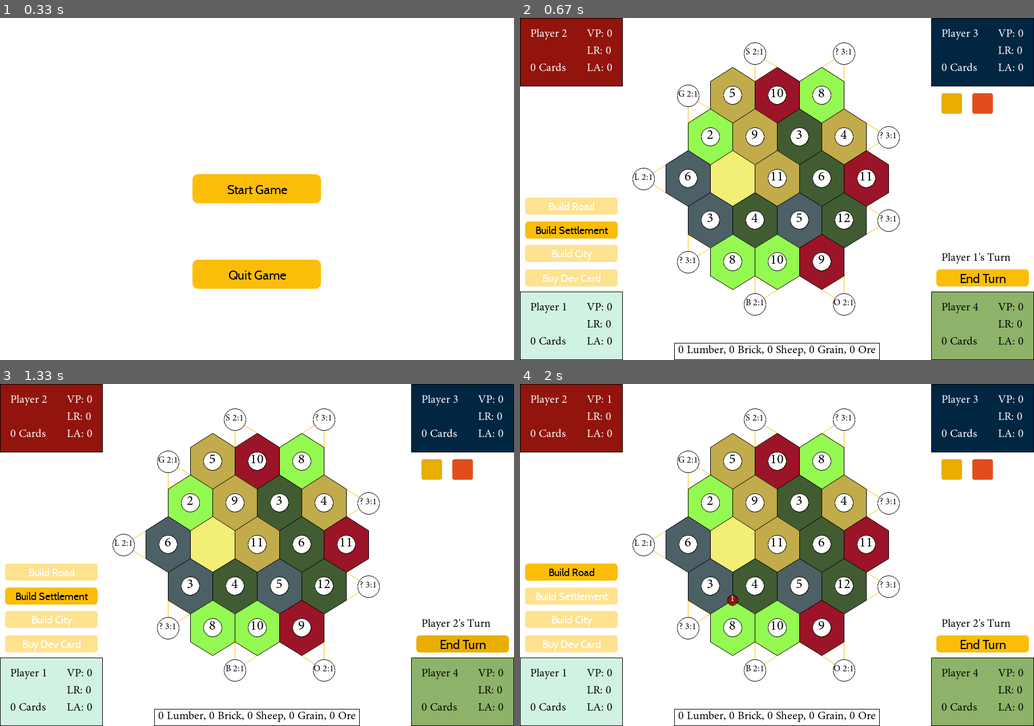
Above: before the commit, frames 1-4 (two rows, left to right).
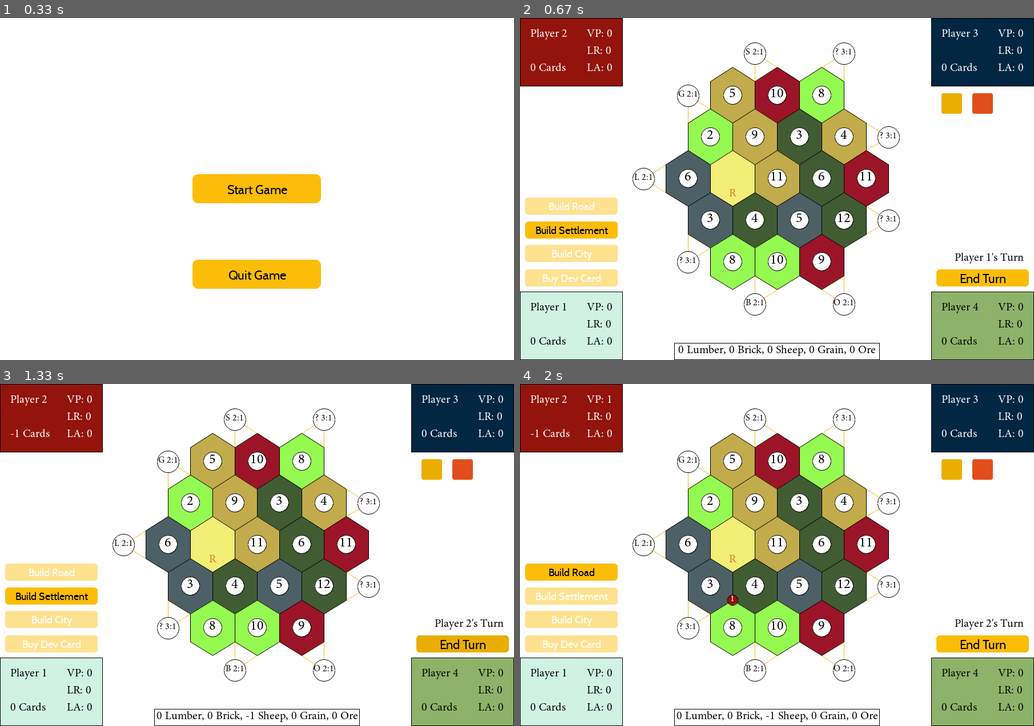
Above: after the commit, the same moments.

Repository: hdavidethan/catan-tp
Game: pygame game, started from app.py
Two runs of this game, one before a commit and one after it. Both use one fixed random seed, a clock stepped at 60 frames per second and the inputs below.
Inputs (mouse positions are in pixels of both pictures, inside the frame that each line leads up to):
- Up to frame 1 (0.33 s): no input
- Up to frame 2 (0.67 s): click (777, 189) at 0.38 s
- Up to frame 3 (1.33 s): press the mouse at (462, 643) at 0.7 s; move the mouse to (380, 637) at 0.8 s; release the mouse at (298, 626) at 0.93 s; press the mouse at (215, 674) at 1.03 s; move the mouse to (334, 657) at 1.13 s; release the mouse at (452, 643) at 1.27 s
- Up to frame 4 (2 s): click "Build Settlement" at 1.38 s; press the mouse at (730, 599) at 1.7 s; move the mouse to (705, 524) at 1.8 s; release the mouse at (679, 452) at 1.93 s

Frame 1 is identical in both runs. In frame 2, 0.2% of the frame differs, in the area x 40-98%, y 50-72%; in frame 3, 0.7%, in the area x 2-98%, y 13-99%; in frame 4, 0.7%.

Commit message:
Added Discard

Diff:
--- a/app.py
+++ b/app.py
@@ -29,6 +29,9 @@
     # Resets all game variables (Board, Player, etc.)
     def resetGame(self):
         self.inBuildMode = False
+        self.discardMode = False
+        self.toDiscard = []
+        self.auxPlayer = None
         self.board = Board()
         self.turn = 0
         self.dice1 = Dice(self, windowConfig.DICE_1, windowConfig.DICE_SIZE, 0)
@@ -79,6 +82,17 @@
         self.buildElements['settlement'] = buildSettleButton
         self.buildElements['city'] = buildCityButton
         self.buildElements['devCard'] = buildDevCardButton
+        self.discardElements = dict()
+        discardLumber = Button(windowConfig.DISCARD_LUMBER, windowConfig.DISCARD_SIZE, 'X', Colors.BUTTON_COLORS, ('discard', 'lumber'), 0.4, font=Text.DISCARD_FONT)
+        discardBrick = Button(windowConfig.DISCARD_BRICK, windowConfig.DISCARD_SIZE, 'X', Colors.BUTTON_COLORS, ('discard', 'brick'), 0.4, font=Text.DISCARD_FONT)
+        discardSheep = Button(windowConfig.DISCARD_SHEEP, windowConfig.DISCARD_SIZE, 'X', Colors.BUTTON_COLORS, ('discard', 'sheep'), 0.4, font=Text.DISCARD_FONT)
+        discardGrain = Button(windowConfig.DISCARD_GRAIN, windowConfig.DISCARD_SIZE, 'X', Colors.BUTTON_COLORS, ('discard', 'grain'), 0.4, font=Text.DISCARD_FONT)
+        discardOre = Button(windowConfig.DISCARD_ORE, windowConfig.DISCARD_SIZE, 'X', Colors.BUTTON_COLORS, ('discard', 'ore'), 0.4, font=Text.DISCARD_FONT)
+        self.discardElements['lumber'] = discardLumber
+        self.discardElements['brick'] = discardBrick
+        self.discardElements['sheep'] = discardSheep
+        self.discardElements['grain'] = discardGrain
+        self.discardElements['ore'] = discardOre
         self.initRoadsWrapper()
         self.setupMode = True
         players1 = [i for i in range(4, 8)]
@@ -86,6 +100,7 @@
         self.setupPlayOrder = players2 + players1[::-1]
         self.startSetupTurn()
 
+    # Starts the turn during the Set-up Phase
     def startSetupTurn(self):
         if (len(self.setupPlayOrder) > 0):
             self.turn = self.setupPlayOrder.pop()
@@ -98,6 +113,7 @@
             self.dice2.roll()
             self.startTurn()
 
+    # Wrapper to initialize road positions
     def initRoadsWrapper(self):
         for i in range(self.board.q):
             row = copy.copy(self.board.hexBoard[i])
@@ -117,6 +133,7 @@
                 hexPoints = CatanMath.getHexagonPoints((x0, y0, x1, y1))
                 self.initRoads(tile, (x0, y0, x1, y1))
 
+    # Initializes road positions
     def initRoads(self, tile, tileBounds):
         x0, y0, x1, y1 = tileBounds
         edgeIndex = 0
@@ -144,8 +161,15 @@
                 for player in self.board.players:
                     player.resources[random.choice(['grain', 'lumber', 'ore', 'sheep', 'brick'])] += 1
 
+    # Starts the turn
     def startTurn(self):
-        self.collectResources()
+        self.dice1.roll()
+        self.dice2.roll()
+        roll = self.dice1.value + self.dice2.value
+        if (roll == 7):
+            self.sevenHandler()
+        else:
+            self.collectResources()
         turn = self.currentPlayer
         player = self.board.players[turn]
         self.checkBuildConditions(player)
@@ -155,12 +179,11 @@
         if (not self.setupMode):
             self.turn += 1
             self.currentPlayer = self.turn % 4
-            self.dice1.roll()
-            self.dice2.roll()
             self.startTurn()
         else:
             self.startSetupTurn()
 
+    # Collects resources for all players given current roll
     def collectResources(self):
         for i in range(self.board.q):
             row = copy.copy(self.board.hexBoard[i])
@@ -171,28 +194,79 @@
             rowLen = len(row)
             for j in range(rowLen):
                 tile = self.board.hexBoard[i][j+firstIndex]
-                if (tile.number == (self.dice1.value + self.dice2.value)):
+                if (tile.number == (self.dice1.value + self.dice2.value) and not tile.hasRobber):
                     for node in tile.nodes:
                         if (node.owner != None):
                             node.collectFromNumber(node.owner, tile.number, self.board)
 
+    def sevenHandler(self):
+        self.toDiscard = []
+        for player in self.board.players:
+            if (player.countCards() > 7):
+                self.toDiscard.append(player.index)
+        self.auxPlayer = self.currentPlayer
+        self.startDiscard()
+
+    def startDiscard(self):
+        self.discardMode = True
+        self.currentPlayer = self.toDiscard.pop(0)
+        player = self.board.players[self.currentPlayer]
+        player.discardGoal = player.countCards() // 2
+        self.checkDiscardConditions(player)
+        self.checkEndTurnConditions(player)
+
+    def endDiscard(self):
+        if (len(self.toDiscard) == 0):
+            self.discardMode = False
+            self.currentPlayer = self.auxPlayer
+        else:
+            self.startDiscard()
+
+    def discardResource(self, player, resource):
+        print(2)
+        player.resources[resource] -= 1
+        self.checkDiscardConditions(player)
+        self.checkEndTurnConditions(player)
+
+    def checkDiscardConditions(self, player):
+        for resource in player.resources:
+            count = player.resources[resource]
+            if (count < 1):
+                self.discardElements[resource].isDisabled = True
+            else:
+                self.discardElements[resource].isDisabled = False
+
+    def checkEndTurnConditions(self, player):
+        if (self.discardMode and self.board.players[self.currentPlayer].countCards() > player.discardGoal):
+            tmpButton = Button(windowConfig.END_TURN, None, None, None, None)
+            for element in self.elements:
+                if (element == tmpButton):
+                    element.isDisabled = True
+        else:
+            tmpButton = Button(windowConfig.END_TURN, None, None, None, None)
+            for element in self.elements:
+                if (element == tmpButton):
+                    element.isDisabled = False
+
+    # Checks build conditions and enables/disables the corresponding buttons
     def checkBuildConditions(self, player):
-        roadCondition = ((not self.setupMode and player.resources['lumber'] >= 1 and player.resources['brick'] >= 1
-                            and (len(player.settlements) + len(player.cities)) > 0)
+        roadCondition = (((not self.setupMode and player.resources['lumber'] >= 1 and player.resources['brick'] >= 1
+                            and (len(player.settlements) + len(player.cities)) > 0) and not self.discardMode)
                             or (self.setupMode and (len(player.roads) < len(player.settlements))))
-        settlementCondition = ((player.resources['lumber'] >= 1 and player.resources['brick'] >= 1
+        settlementCondition = (((player.resources['lumber'] >= 1 and player.resources['brick'] >= 1
                             and player.resources['grain'] >= 1 and player.resources['sheep'] >= 1)
                             or (self.setupMode and ((self.turn // 4 == 1 and len(player.settlements) == 0) or
-                            (self.turn // 4 == 0 and len(player.settlements) == 1))))
-        cityCondition = (player.resources['ore'] >= 3 and player.resources['grain'] >= 2
-                            and len(player.settlements) > 0)
-        devCardCondition = (not self.setupMode and player.resources['sheep'] >= 1 and player.resources['ore'] >= 1
-                            and player.resources['grain'] >= 1)
+                            (self.turn // 4 == 0 and len(player.settlements) == 1)))) and not self.discardMode)
+        cityCondition = ((player.resources['ore'] >= 3 and player.resources['grain'] >= 2
+                            and len(player.settlements) > 0) and not self.discardMode)
+        devCardCondition = ((not self.setupMode and player.resources['sheep'] >= 1 and player.resources['ore'] >= 1
+                            and player.resources['grain'] >= 1) and not self.discardMode)
         conditions = (('road', roadCondition), ('settlement', settlementCondition),
                     ('city', cityCondition), ('devCard', devCardCondition))
         for build in conditions:
             self.buildElements[build[0]].isDisabled = not build[1]
 
+    # Handles the Build Mode logic
     def buildMode(self, build):
         self.inBuildMode = True
         self.selectElements = set()
@@ -236,6 +310,7 @@
                             None, Colors.BUTTON_COLORS, ('buildConfirm', (edge, self.board.players[self.currentPlayer])), 0.4)
                         self.selectElements.add(roadButton)
 
+    # Checks for total victory points of the current player.
     def checkVictoryPoints(self):
         player = self.board.players[self.currentPlayer]
         settlements = len(player.settlements)
@@ -264,6 +339,12 @@
                     y1 = y0 + height
                     if (mx > x0 and mx < x1 and my > y0 and my < y1):
                         selectElement.onClick(self)
+            for key in self.discardElements:
+                x0, y0, width, height = self.discardElements[key].getRectArgs()
+                x1 = x0 + width
+                y1 = y0 + height
+                if (mx > x0 and mx < x1 and my > y0 and my < y1):
+                    self.discardElements[key].onClick(self)
 
     # Redraws everything on the surface
     def redrawAll(self, screen):
@@ -298,6 +379,9 @@
         if (self.inBuildMode):
             for selectElement in self.selectElements:
                 selectElement.draw(screen)
+        if (self.discardMode):
+            for key in self.discardElements:
+                self.discardElements[key].draw(screen)
         self.drawCurrentPlayer(screen)
         self.drawResources(screen)
 
@@ -316,9 +400,14 @@
     # Draws the current player's on the screen
     def drawCurrentPlayer(self, screen):
         currentPlayer = self.currentPlayer + 1
-        currentPlayerText = Text.CURRENT_PLAYER_FONT.render(f'Player {currentPlayer}\'s Turn', True, Colors.BLACK)
+        if (not self.discardMode):
+            currentPlayerText = Text.CURRENT_PLAYER_FONT.render(f'Player {currentPlayer}\'s Turn', True, Colors.BLACK)
+        else:
+            player = self.board.players[self.currentPlayer]
+            remaining = player.countCards() - player.discardGoal
+            currentPlayerText = Text.CURRENT_PLAYER_FONT.render(f'Player {currentPlayer} Must Discard {remaining} Cards!', True, Colors.RED_1)
         currentPlayerSurf = currentPlayerText.get_rect()
-        currentPlayerSurf.left = windowConfig.CURRENT_PLAYER[0]
+        currentPlayerSurf.right = windowConfig.CURRENT_PLAYER[0]
         currentPlayerSurf.centery = windowConfig.CURRENT_PLAYER[1]
         screen.blit(currentPlayerText, currentPlayerSurf)
 
@@ -388,10 +477,11 @@
         i, j = pos
         tokenSize = int(0.17 * hexHeight)
         number = self.board.hexBoard[i][j].number
+        hasRobber = self.board.hexBoard[i][j].hasRobber
         if (number != None):
             active = self.dice1.value + self.dice2.value
             color = Colors.WHITE
-            if (number == active):
+            if (number == active and not hasRobber):
                 color = Colors.GOLD_1
             pygame.draw.circle(screen, color, center, tokenSize)
             gfxdraw.aacircle(screen, center[0], center[1], tokenSize, Colors.BLACK)
@@ -403,6 +493,12 @@
             tokenSurf = token.get_rect()
             tokenSurf.center = center
             screen.blit(token, tokenSurf)
+        if (hasRobber):
+            robberLabel = Text.ROBBER_FONT.render('R', True, Colors.RED_2)
+            robberPos = robberLabel.get_rect()
+            robberPos.centerx = center[0]
+            robberPos.centery = center[1] + 0.3 * hexHeight
+            screen.blit(robberLabel, robberPos)
 
     # Draws Ports on the Catan Board
     def drawPorts(self, screen, currentPos, hexPoints, center):
--- a/config/config.py
+++ b/config/config.py
@@ -19,7 +19,7 @@
     SCORE_SIZE = (0.2 * WIDTH, 0.2 * HEIGHT)
 
     # GUI
-    CURRENT_PLAYER = (0.82 * WIDTH, 0.705 * HEIGHT)
+    CURRENT_PLAYER = (0.98 * WIDTH, 0.705 * HEIGHT)
     END_TURN = (0.9 * WIDTH, 0.76 * HEIGHT)
     END_TURN_SIZE = (0.18 * WIDTH, 0.05 * HEIGHT)
 
@@ -40,3 +40,11 @@
     BUILD_DEVCARD_SIZE = (0.18 * WIDTH, 0.05 * HEIGHT)
 
     BUILD_BUTTON_SIZE = (0.025 * sizeFactor, 0.025 * sizeFactor)
+
+    DISCARD_LUMBER = (0.32 * WIDTH, 0.85 * HEIGHT)
+    DISCARD_BRICK = (0.37 * WIDTH, 0.85 * HEIGHT)
+    DISCARD_SHEEP = (0.42 * WIDTH, 0.85 * HEIGHT)
+    DISCARD_GRAIN = (0.47 * WIDTH, 0.85 * HEIGHT)
+    DISCARD_ORE = (0.52 * WIDTH, 0.85 * HEIGHT)
+
+    DISCARD_SIZE = (0.04 * sizeFactor, 0.04 * sizeFactor)
--- a/config/text.py
+++ b/config/text.py
@@ -13,3 +13,5 @@
     BUTTON_FONT = pygame.font.Font("resources/assets/cabin-regular.ttf", 22*sizeFactor)
     BUILD_FONT = pygame.font.Font("resources/assets/cabin-regular.ttf", 18*sizeFactor)
     RESOURCE_FONT = pygame.font.Font("resources/assets/minion-regular.ttf", 20*sizeFactor)
+    ROBBER_FONT = pygame.font.Font("resources/assets/minion-regular.ttf", 20*sizeFactor)
+    DISCARD_FONT = pygame.font.Font("resources/assets/cabin-regular.ttf", 18*sizeFactor)
--- a/resources/game/board.py
+++ b/resources/game/board.py
@@ -100,6 +100,8 @@
             for col in range(len(self.hexBoard[0])):
                 if (self.hexBoard[row][col] != None):
                     self.hexBoard[row][col].type = resources.pop()
+                    if (self.hexBoard[row][col].type == 'desert'):
+                        self.hexBoard[row][col].hasRobber = True
 
     # Assign number tokens to each Tile on the board
     def assignNumbers(self):
@@ -112,17 +114,3 @@
         for r, q in order:
             if (self.hexBoard[r][q].type != 'desert'):
                 self.hexBoard[r][q].number = number.pop()
-
-    def startingSettlement(self):
-        for i in range(q):
-            row = copy.copy(hexBoard[i])
-            colCtr = 0
-            while None in row:
-                row.remove(None)
-            firstIndex = hexBoard[i].index(row[0])
-            rowLen = len(row)
-            for j in range(rowLen):
-                tile = hexBoard[i][j+firstIndex]
-                for node in tile.nodes:
-                    node.buildable = False
-        return seen
--- a/resources/game/player.py
+++ b/resources/game/player.py
@@ -11,6 +11,8 @@
         self.cities = set()
         self.bgColor, self.textColor = Colors.PLAYER[index]
         self.resources = {'lumber':0, 'sheep':0, 'brick':0, 'ore': 0, 'grain': 0}
+        self.discardGoal = None
 
+    # Counts the total number of cards of the player
     def countCards(self):
         return sum(self.resources.values())
--- a/resources/game/tile.py
+++ b/resources/game/tile.py
@@ -5,6 +5,7 @@
         self.edges = []
         self.nodes = []
         self.type = None
+        self.hasRobber = False
 
     def __repr__(self):
         r = self.pos[0]
--- a/resources/game/utils.py
+++ b/resources/game/utils.py
@@ -56,7 +56,7 @@
         return math.sqrt((x2-x1)**2 + (y2-y1)**2)
 
 class Utils(object):
-
+    # Returns the resource name from the type of tile
     @staticmethod
     def getResourceFromType(type):
         resources = {'forest':'lumber', 'desert':None,
--- a/resources/gui/button.py
+++ b/resources/gui/button.py
@@ -44,7 +44,10 @@
                 if (self.binding[0] == 'changeMode'):
                     game.setActiveMode(self.binding[1])
                 elif (self.binding[0] == 'endTurn'):
-                    game.endTurn()
+                    if (not game.discardMode):
+                        game.endTurn()
+                    else:
+                        game.endDiscard()
                 elif (self.binding[0] == 'build'):
                     game.buildMode(self.binding[1])
                 elif (self.binding[0] == 'buildConfirm'):
@@ -76,6 +79,10 @@
                     game.inBuildMode = False
                     game.checkBuildConditions(player)
                     game.checkVictoryPoints()
+                elif (self.binding[0] == 'discard'):
+                    print(1)
+                    player = game.board.players[game.currentPlayer]
+                    game.discardResource(player, self.binding[1])
                 elif (self.binding[0] == 'quit'):
                     game._running = False
 
